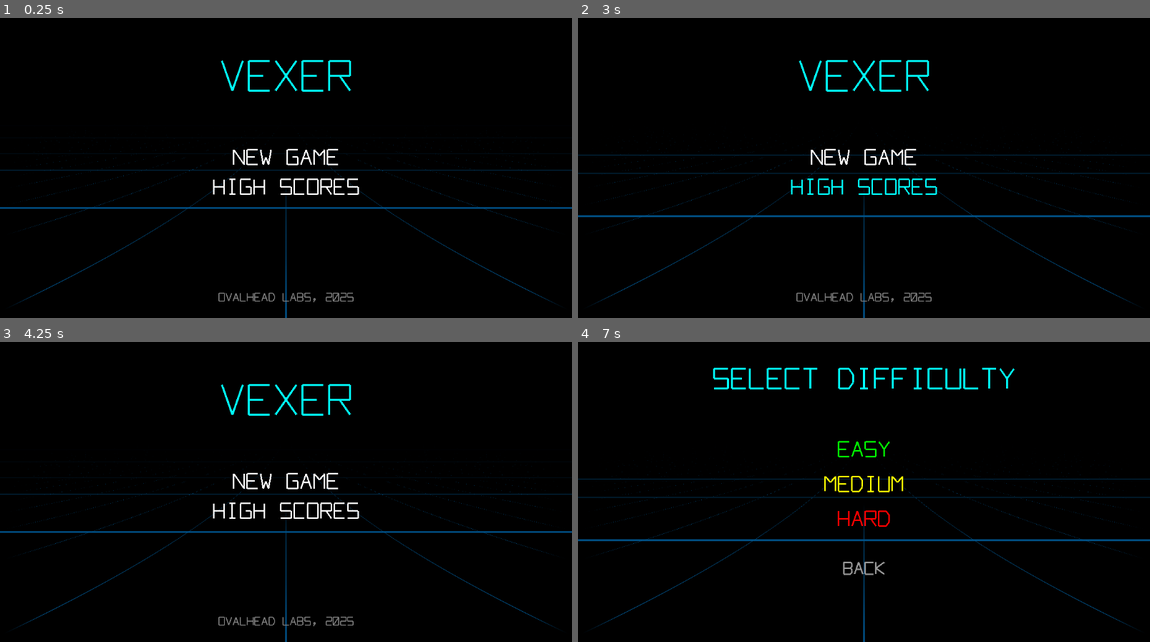
Above: before the commit, frames 1-4 (two rows, left to right).
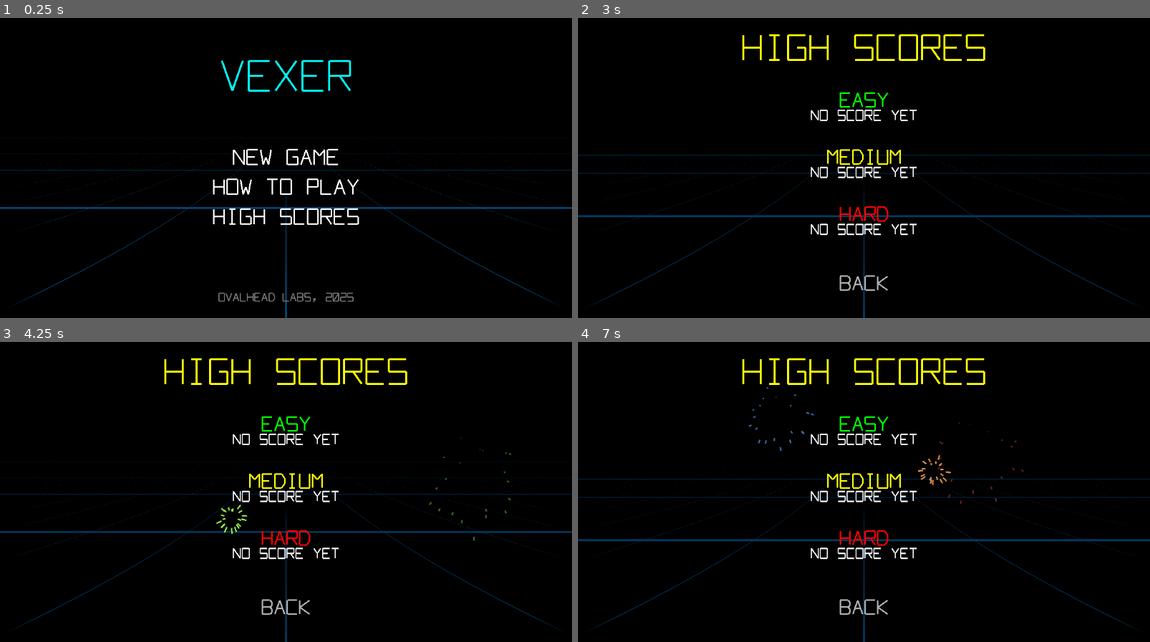
Above: after the commit, the same moments.

Repository: justinstroud-campmeeker/vexer
Game: Godot game, scene res://scenes/main_menu.tscn
Two runs of this game, one before a commit and one after it. Both use one fixed random seed, a clock stepped at 60 frames per second and the inputs below.
Inputs (mouse positions are in pixels of both pictures, inside the frame that each line leads up to):
- Up to frame 1 (0.25 s): no input
- Up to frame 2 (3 s): move the mouse to (989, 141) at 0.52 s; click (989, 141) at 0.67 s; drag from (749, 174) to (835, 222) at 1.27 s; tap Enter at 2 s; move the mouse to (921, 87) at 2.02 s; click (921, 87) at 2.17 s; drag from (835, 222) to (692, 108) at 2.77 s
- Up to frame 3 (4.25 s): move the mouse to (457, 528) at 3.52 s; click (457, 528) at 3.67 s
- Up to frame 4 (7 s): drag from (692, 432) to (778, 402) at 4.27 s; move the mouse to (892, 480) at 5.02 s; click (892, 480) at 5.17 s; drag from (778, 402) to (749, 498) at 5.77 s; move the mouse to (989, 465) at 6.52 s; click (989, 465) at 6.67 s

The runs differ from the first frame. In frame 1, 0.9% of the frame differs, in the area x 37-63%, y 53-69%; in frame 2, 4.6%; in frame 3, 4.5%; in frame 4, 4.8%, in the area x 0-100%, y 5-100%.

Commit message:
Spit and polish

Diff:
--- a/scenes/ball.tscn
+++ b/scenes/ball.tscn
@@ -12,6 +12,9 @@
 [node name="Ball" type="RigidBody2D"]
 physics_material_override = SubResource("PhysicsMaterial_ball")
 gravity_scale = 0.5
+continuous_cd = 2
+max_contacts_reported = 4
+contact_monitor = true
 script = ExtResource("1_ball")
 
 [node name="CollisionShape2D" type="CollisionShape2D" parent="."]
--- /dev/null
+++ b/scenes/how_to_play.tscn
@@ -0,0 +1,42 @@
+[gd_scene load_steps=4 format=3]
+
+[ext_resource type="Script" path="res://scripts/how_to_play.gd" id="1_howto"]
+[ext_resource type="Shader" path="res://shaders/grid_background.gdshader" id="2_shader"]
+
+[sub_resource type="ShaderMaterial" id="ShaderMaterial_grid"]
+shader = ExtResource("2_shader")
+shader_parameter/speed = 0.15
+shader_parameter/grid_size = 50.0
+shader_parameter/line_color = Color(0, 0.6, 1, 0.4)
+shader_parameter/bg_color = Color(0, 0, 0, 1)
+shader_parameter/line_width = 1.5
+shader_parameter/horizon = 0.35
+shader_parameter/perspective_strength = 1.5
+
+[node name="HowToPlay" type="Control"]
+layout_mode = 3
+anchors_preset = 15
+anchor_right = 1.0
+anchor_bottom = 1.0
+grow_horizontal = 2
+grow_vertical = 2
+script = ExtResource("1_howto")
+
+[node name="GridBackground" type="ColorRect" parent="."]
+layout_mode = 1
+anchors_preset = 15
+anchor_right = 1.0
+anchor_bottom = 1.0
+grow_horizontal = 2
+grow_vertical = 2
+material = SubResource("ShaderMaterial_grid")
+color = Color(0, 0, 0, 1)
+
+[node name="TitleContainer" type="Node2D" parent="."]
+position = Vector2(576, 70)
+
+[node name="ContentContainer" type="Node2D" parent="."]
+position = Vector2(576, 180)
+
+[node name="BackButtonContainer" type="Node2D" parent="."]
+position = Vector2(576, 580)
--- a/scripts/game.gd
+++ b/scripts/game.gd
@@ -328,8 +328,9 @@
 	# Red glow on exit edge
 	_spawn_edge_glow(_get_exit_edge(), Color.RED)
 
-	# Subtract score, flash screen, explode shapes
+	# Subtract score, track ball lost, flash screen, explode shapes
 	hud.subtract_score(BALL_LOST_PENALTY)
+	hud.add_ball_lost()
 	_trigger_flash()
 	_explode_all_shapes()
 	ball.queue_free()
--- /dev/null
+++ b/scripts/how_to_play.gd
@@ -0,0 +1,68 @@
+extends Control
+
+@onready var title_container: Node2D = $TitleContainer
+@onready var content_container: Node2D = $ContentContainer
+@onready var back_button_container: Node2D = $BackButtonContainer
+@onready var grid_bg: ColorRect = $GridBackground
+
+const MENU_BUTTON_SCRIPT := preload("res://scripts/menu_button.gd")
+
+var back_button: Node2D = null
+
+func _ready() -> void:
+	_create_title()
+	_create_content()
+	_create_back_button()
+	_update_layout()
+	get_tree().root.size_changed.connect(_on_viewport_resized)
+
+func _on_viewport_resized() -> void:
+	_update_layout()
+
+func _update_layout() -> void:
+	var viewport_size := get_viewport_rect().size
+	title_container.position = Vector2(viewport_size.x / 2.0, viewport_size.y * 0.1)
+	content_container.position = Vector2(viewport_size.x / 2.0, viewport_size.y * 0.25)
+	back_button_container.position = Vector2(viewport_size.x / 2.0, viewport_size.y - 70)
+
+func _create_title() -> void:
+	var title := VectorFont.create_text("HOW TO PLAY", 45.0, Color.CYAN, 4.0)
+	var title_width := VectorFont.get_text_width("HOW TO PLAY", 45.0)
+	title.position.x = -title_width / 2.0
+	title_container.add_child(title)
+
+func _create_content() -> void:
+	var bullets: Array[String] = [
+		"DRAW LINES TO DEFLECT BALLS",
+		"KEEP BALLS IN PLAY TO SCORE",
+		"LINES TIMEOUT AFTER 5 SECONDS",
+		"HIT SHAPES FOR BONUS POINTS",
+		"SMALLER SHAPES = MORE POINTS",
+		"YOU HAVE 20 LIVES",
+		"LOSE A LIFE WHEN A BALL ESCAPES",
+		"GRAVITY SHIFTS AS YOU SCORE",
+	]
+
+	var y_offset := 0.0
+	var line_height := 45.0
+
+	for bullet: String in bullets:
+		var text: String = "- " + bullet
+		var label := VectorFont.create_text(text, 22.0, Color.WHITE, 2.5)
+		var text_width := VectorFont.get_text_width(text, 22.0)
+		label.position = Vector2(-text_width / 2.0, y_offset)
+		content_container.add_child(label)
+		y_offset += line_height
+
+func _create_back_button() -> void:
+	back_button = Node2D.new()
+	back_button.set_script(MENU_BUTTON_SCRIPT)
+	back_button.text = "BACK"
+	back_button.font_size = 28.0
+	back_button.normal_color = Color(0.7, 0.7, 0.7)
+	back_button.hover_color = Color.WHITE
+	back_button_container.add_child(back_button)
+	back_button.pressed.connect(_on_back_pressed)
+
+func _on_back_pressed() -> void:
+	get_tree().change_scene_to_file("res://scenes/main_menu.tscn")
--- a/scripts/hud.gd
+++ b/scripts/hud.gd
@@ -8,16 +8,19 @@
 
 const SCORE_SIZE := 28.0
 const SCORE_COLOR := Color.GREEN
-const ZERO_SCORE_TIMEOUT := 5.0
+const MAX_BALLS_LOST := 20
 
 var score: int = 0
+var balls_lost: int = 0
 var score_display: Node2D = null
-var time_at_zero: float = 0.0
 var gravity_arrow: Node2D = null
+var balls_lost_container: CanvasLayer = null
+var balls_lost_display: Node2D = null
 
 func _ready() -> void:
 	_update_score_display()
 	_setup_gravity_indicator()
+	_setup_balls_lost_display()
 	_update_layout()
 	get_tree().root.size_changed.connect(_on_viewport_resized)
 
@@ -27,14 +30,34 @@
 func _update_layout() -> void:
 	var viewport_size := get_viewport().get_visible_rect().size
 	gravity_indicator.position = Vector2(viewport_size.x - 30, 30)
+	_update_balls_lost_display()
 
-func _process(delta: float) -> void:
-	if score <= 0:
-		time_at_zero += delta
-		if time_at_zero >= ZERO_SCORE_TIMEOUT:
-			game_over.emit()
+func _setup_balls_lost_display() -> void:
+	balls_lost_container = CanvasLayer.new()
+	balls_lost_container.layer = 15
+	add_child(balls_lost_container)
+	_update_balls_lost_display()
+
+func _update_balls_lost_display() -> void:
+	if balls_lost_display:
+		balls_lost_display.queue_free()
+
+	var remaining := MAX_BALLS_LOST - balls_lost
+	var lost_text := "LIVES: " + str(remaining)
+
+	var color: Color
+	if remaining > 10:
+		color = Color.GREEN
+	elif remaining > 5:
+		color = Color.YELLOW
 	else:
-		time_at_zero = 0.0
+		color = Color.RED
+
+	balls_lost_display = VectorFont.create_text(lost_text, 20.0, color, 3.0)
+	var text_width := VectorFont.get_text_width(lost_text, 20.0)
+	var viewport_size := get_viewport().get_visible_rect().size
+	balls_lost_display.position = Vector2(viewport_size.x - text_width - 20, viewport_size.y - 40)
+	balls_lost_container.add_child(balls_lost_display)
 
 func add_score(points: int) -> void:
 	var old_score := score
@@ -50,13 +73,20 @@
 	_update_score_display()
 	score_changed.emit(score, old_score)
 
+func add_ball_lost() -> void:
+	balls_lost += 1
+	_update_balls_lost_display()
+	if balls_lost >= MAX_BALLS_LOST:
+		game_over.emit()
+
 func get_score() -> int:
 	return score
 
 func reset() -> void:
 	score = 0
-	time_at_zero = 0.0
+	balls_lost = 0
 	_update_score_display()
+	_update_balls_lost_display()
 
 func set_gravity_direction(direction: int) -> void:
 	# direction: 0=North(down), 1=East(left), 2=South(up), 3=West(right)
--- a/scripts/main_menu.gd
+++ b/scripts/main_menu.gd
@@ -7,6 +7,7 @@
 const MENU_BUTTON_SCRIPT := preload("res://scripts/menu_button.gd")
 
 var new_game_button: Node2D = null
+var how_to_play_button: Node2D = null
 var high_scores_button: Node2D = null
 
 func _ready() -> void:
@@ -41,12 +42,21 @@
 	buttons_container.add_child(new_game_button)
 	new_game_button.pressed.connect(_on_new_game_pressed)
 
+	# How To Play button
+	how_to_play_button = Node2D.new()
+	how_to_play_button.set_script(MENU_BUTTON_SCRIPT)
+	how_to_play_button.text = "HOW TO PLAY"
+	how_to_play_button.font_size = 30.0
+	how_to_play_button.position.y = 60
+	buttons_container.add_child(how_to_play_button)
+	how_to_play_button.pressed.connect(_on_how_to_play_pressed)
+
 	# High Scores button
 	high_scores_button = Node2D.new()
 	high_scores_button.set_script(MENU_BUTTON_SCRIPT)
 	high_scores_button.text = "HIGH SCORES"
 	high_scores_button.font_size = 30.0
-	high_scores_button.position.y = 60
+	high_scores_button.position.y = 120
 	buttons_container.add_child(high_scores_button)
 	high_scores_button.pressed.connect(_on_high_scores_pressed)
 
@@ -60,5 +70,8 @@
 func _on_new_game_pressed() -> void:
 	get_tree().change_scene_to_file("res://scenes/difficulty_menu.tscn")
 
+func _on_how_to_play_pressed() -> void:
+	get_tree().change_scene_to_file("res://scenes/how_to_play.tscn")
+
 func _on_high_scores_pressed() -> void:
 	get_tree().change_scene_to_file("res://scenes/high_scores.tscn")
--- a/scripts/player_line.gd
+++ b/scripts/player_line.gd
@@ -8,6 +8,7 @@
 const THROB_WIDTH := 10.0
 const THROB_DURATION := 0.15
 const LINE_TIMEOUT := 5.0
+const COLLISION_THICKNESS := 12.0  # Thicker than visual for reliable collision
 
 var is_drawing: bool = false
 var start_point: Vector2 = Vector2.ZERO
@@ -132,11 +133,19 @@
 		collision_shape.shape = null
 		return
 
-	# Create segment shape for the line
-	var segment := SegmentShape2D.new()
-	segment.a = start_point
-	segment.b = end_point
-	collision_shape.shape = segment
+	# Use RectangleShape2D with thickness instead of infinitely thin SegmentShape2D
+	# This prevents fast-moving balls from tunneling through the line
+	var rect := RectangleShape2D.new()
+	rect.size = Vector2(length, COLLISION_THICKNESS)
+
+	# Position collision shape at the midpoint of the line
+	var midpoint := (start_point + end_point) / 2.0
+	collision_shape.position = midpoint
+
+	# Rotate collision shape to align with the line direction
+	collision_shape.rotation = direction.angle()
+
+	collision_shape.shape = rect
 
 func start_throb() -> void:
 	is_throbbing = true
Not shown, changed: export_presets.cfg
Not shown, added: scripts/how_to_play.gd.uid
Not shown, changed: .gitignore
Not shown, changed: CLAUDE.md
